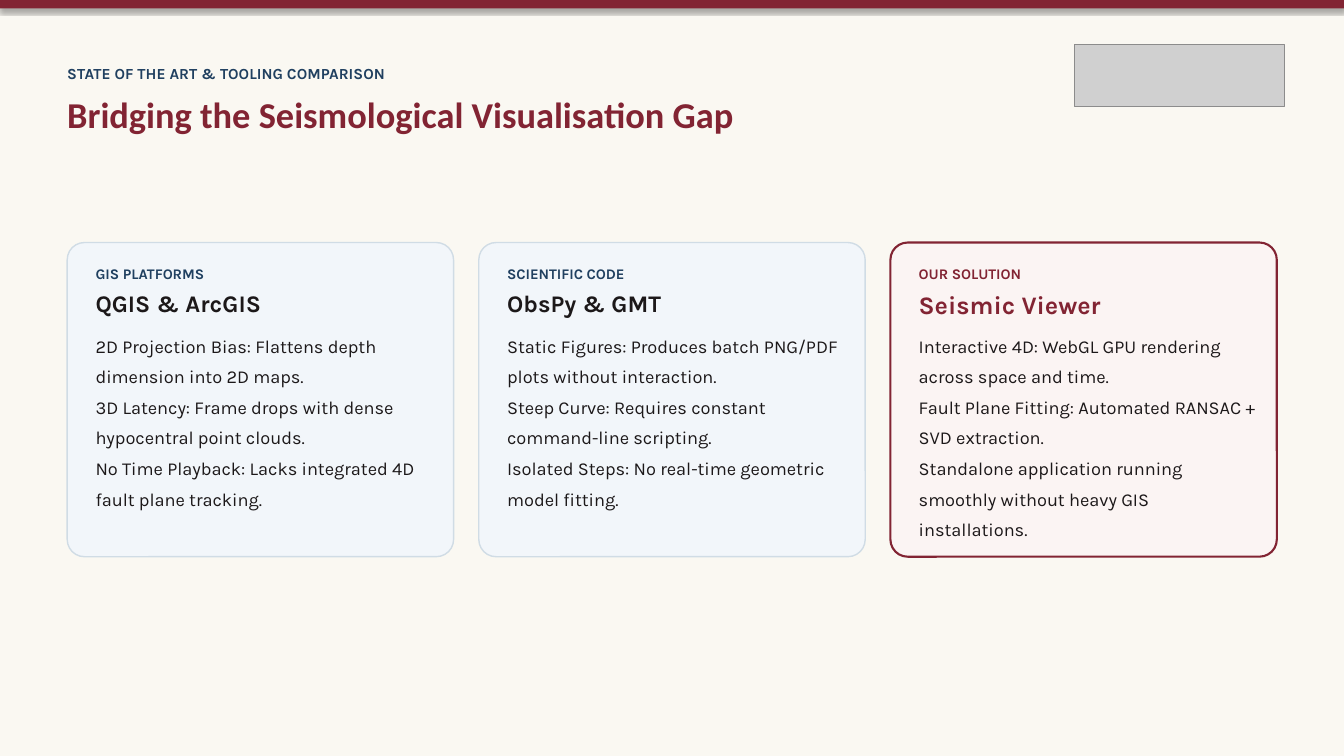
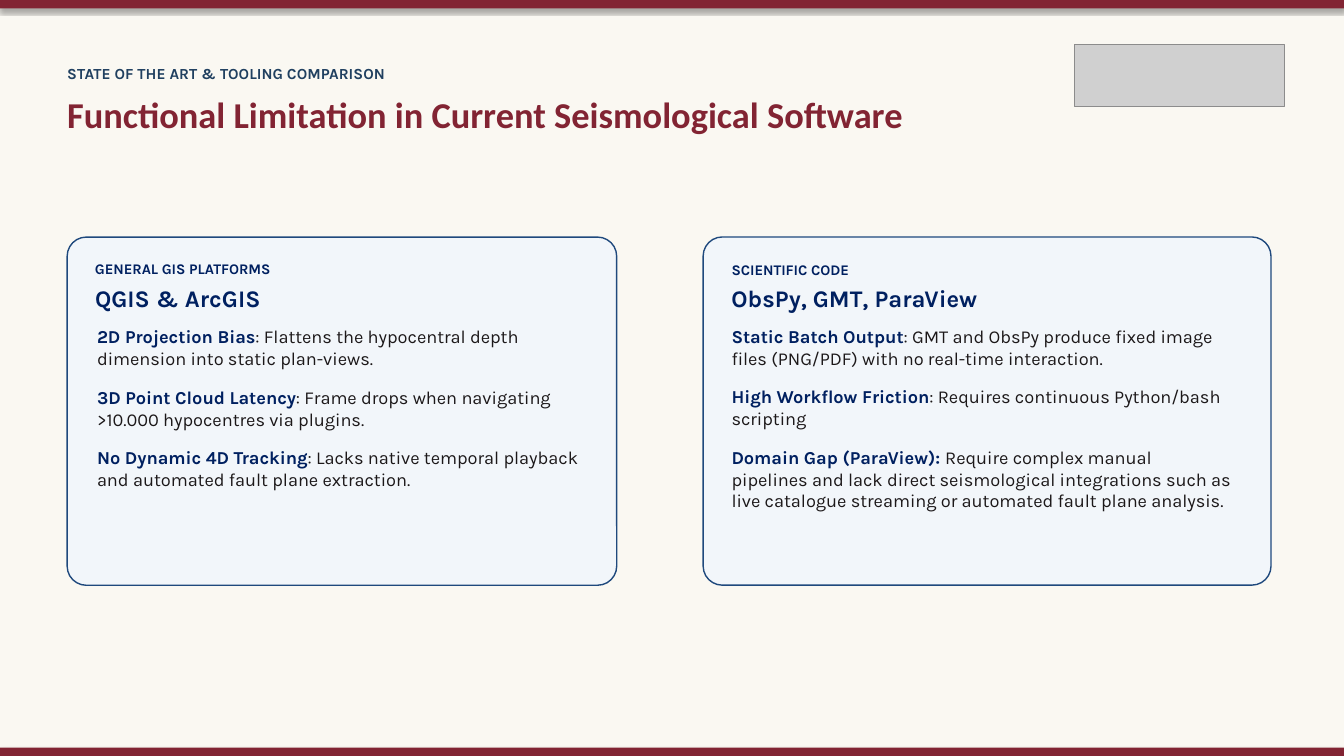
Before and after one commit to Crucio104/Seismic-Viewer-Presentation, a slide deck: slide 3 of thesis/presentation/Seismic Viewer - Thesis Defense.pptx. Drawn at 1344x756 pixels with LibreOffice and Linux fonts; fonts in the diff are those of the drawing; grey boxes stand for pictures. Boxes give left, top, right and bottom in pixels: in the first picture for what was removed or moved away, otherwise in the second. Text is boxed around its words. In the diff, an @@ line names an element or a change of style, - is before the commit and + after.

```diff
--- a/thesis/presentation/Seismic Viewer - Thesis Defense.pptx
+++ b/thesis/presentation/Seismic Viewer - Thesis Defense.pptx
@@ text at (x1=67, y1=102, x2=903, y2=134): text changed @@
-Bridging the Seismological Visualisation Gap
+Functional Limitation in Current Seismological Software
@@ rounded rectangle resized from (x1=68, y1=243, x2=454, y2=558) to (x1=68, y1=237, x2=617, y2=585) @@
@@ rounded rectangle at (x1=68, y1=237, x2=617, y2=585): outline #D0DCE5 1 pt to #1F497D 1 pt @@
@@ rounded rectangle at (x1=704, y1=237, x2=1271, y2=585): outline #D0DCE5 1 pt to #1F497D 1 pt @@
@@ rounded rectangle resized from (x1=479, y1=243, x2=865, y2=558) to (x1=704, y1=237, x2=1271, y2=585) @@
@@ text at (x1=95, y1=264, x2=270, y2=274): text changed; text colour #204060 to #002060 @@
-GIS PLATFORMS
+GENERAL GIS PLATFORMS
@@ text "SCIENTIFIC CODE" moved from (x1=507, y1=269, x2=625, y2=279) to (x1=732, y1=265, x2=849, y2=275) @@
@@ text "SCIENTIFIC CODE" at (x1=732, y1=265, x2=849, y2=275): text colour #204060 to #002060 @@
@@ rounded rectangle removed at (x1=890, y1=243, x2=1276, y2=558) @@
@@ text removed at (x1=919, y1=269, x2=1021, y2=279) @@
-OUR SOLUTION
@@ text "QGIS & ArcGIS" at (x1=95, y1=291, x2=260, y2=312): text colour #1C1819 to #002060 @@
@@ text at (x1=731, y1=290, x2=978, y2=313): text changed; text colour #1C1819 to #002060 @@
-ObsPy & GMT
+ObsPy, GMT, ParaView
@@ text removed at (x1=919, y1=296, x2=1101, y2=315) @@
-Seismic Viewer
@@ text at (x1=97, y1=330, x2=578, y2=491): text changed @@
-2D Projection Bias: Flattens depth dimension into 2D maps.
-3D Latency: Frame drops with dense hypocentral point clouds.
-No Time Playback: Lacks integrated 4D fault plane tracking.
+2D Projection Bias: Flattens the hypocentral depth dimension into static plan-views.
+3D Point Cloud Latency: Frame drops when navigating >10.000 hypocentres via plugins.
+No Dynamic 4D Tracking: Lacks native temporal playback and automated fault plane extraction.
@@ text at (x1=732, y1=330, x2=1231, y2=512): text changed @@
-Static Figures: Produces batch PNG/PDF plots without interaction.
-Steep Curve: Requires constant command-line scripting.
-Isolated Steps: No real-time geometric model fitting.
+Static Batch Output: GMT and ObsPy produce fixed image files (PNG/PDF) with no real-time interaction.
+High Workflow Friction: Requires continuous Python/bash scripting
+Domain Gap (ParaView): Require complex manual pipelines and lack direct seismological integrations such as live catalogue streaming or automated fault plane analysis.
@@ text removed at (x1=919, y1=340, x2=1242, y2=537) @@
-Interactive 4D: WebGL GPU rendering across space and time.
-Fault Plane Fitting: Automated RANSAC + SVD extraction.
-Standalone application running smoothly without heavy GIS installations.
@@ rectangle added at (x1=0, y1=748, x2=1344, y2=756), fill #822433 @@
```
Also in this commit, not shown: 12 other slides changed, 2 slides added, 1 slide removed, 32 other files.
